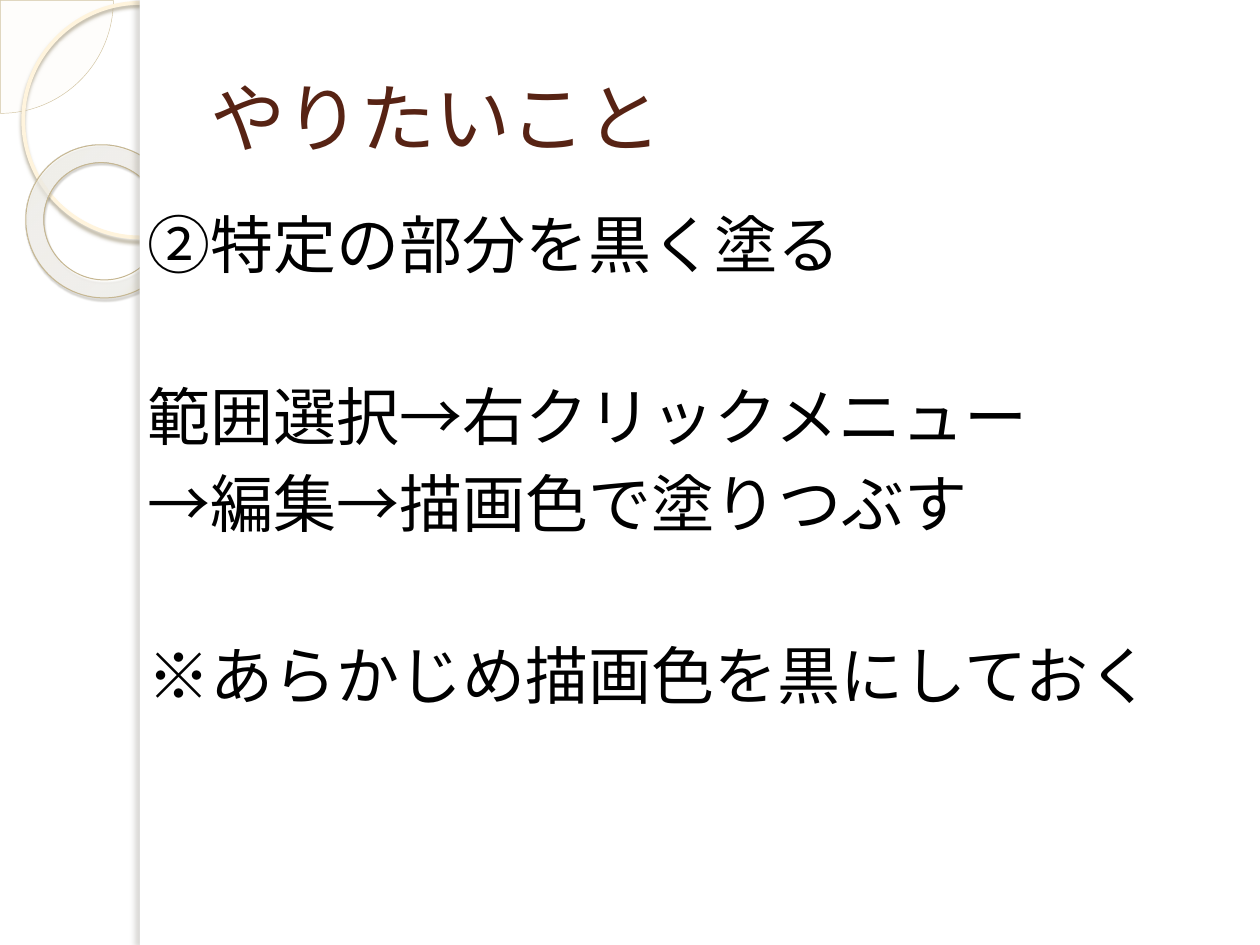
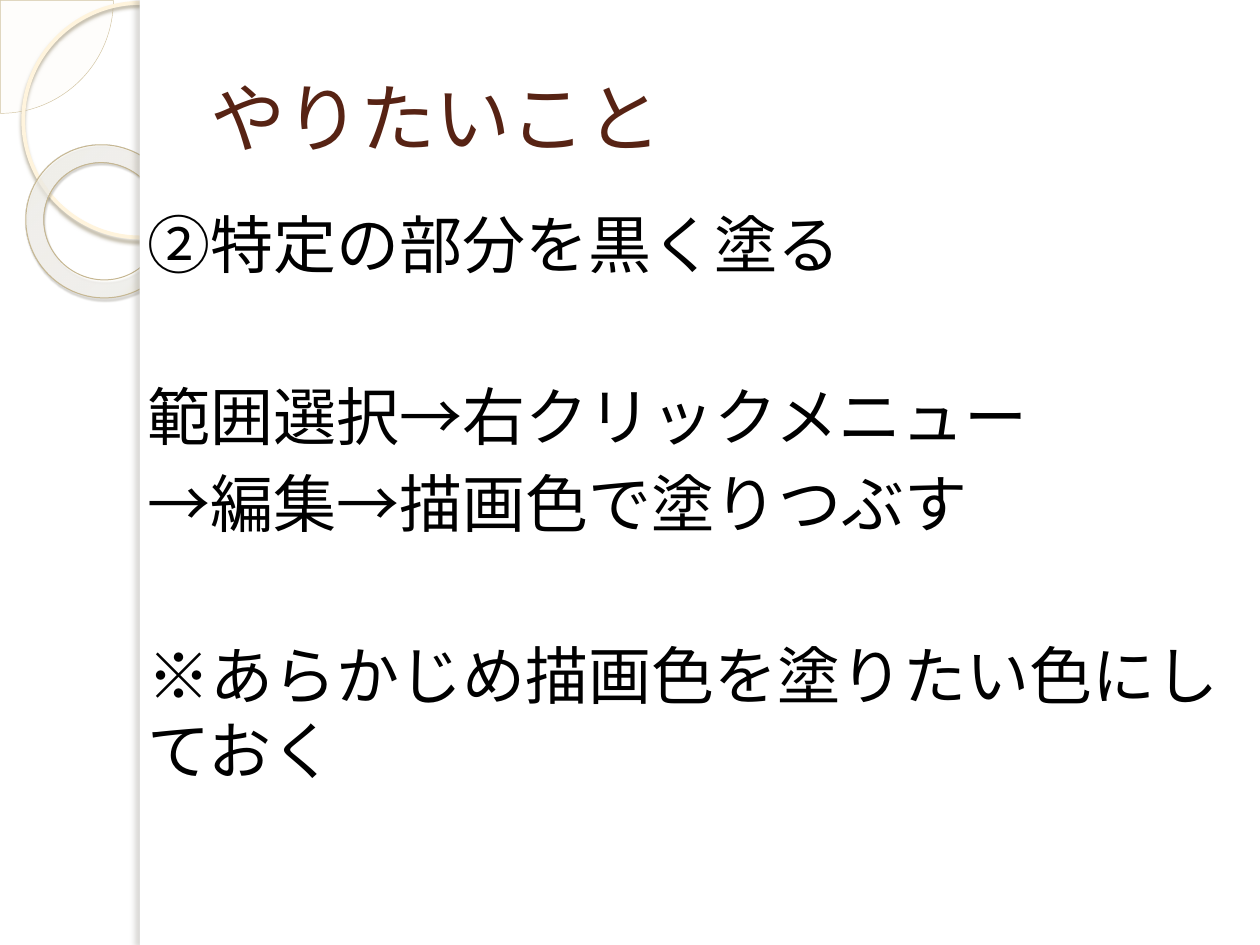
Before and after one commit to yuridonus/FEstudy, a slide deck: slide 9 of gimp.pptx (slide 8 before the commit). Drawn at 1260x945 pixels with LibreOffice and Linux fonts; fonts in the diff are those of the drawing; background and template pictures are left out. Boxes give left, top, right and bottom in pixels: in the first picture for what was removed or moved away, otherwise in the second. Text is boxed around its words. In the diff, an @@ line names an element or a change of style, - is before the commit and + after.

```diff
--- a/gimp.pptx
+++ b/gimp.pptx
@@ text at box(148, 646, 1219, 778): text changed; font Calibri to Noto Sans CJK JP @@
-※あらかじめ描画色を黒にしておく
+※あらかじめ描画色を塗りたい色にしておく
```
Also in this commit, not shown: 16 other slides changed, 6 slides added, 3 slides removed, 1 other file.
